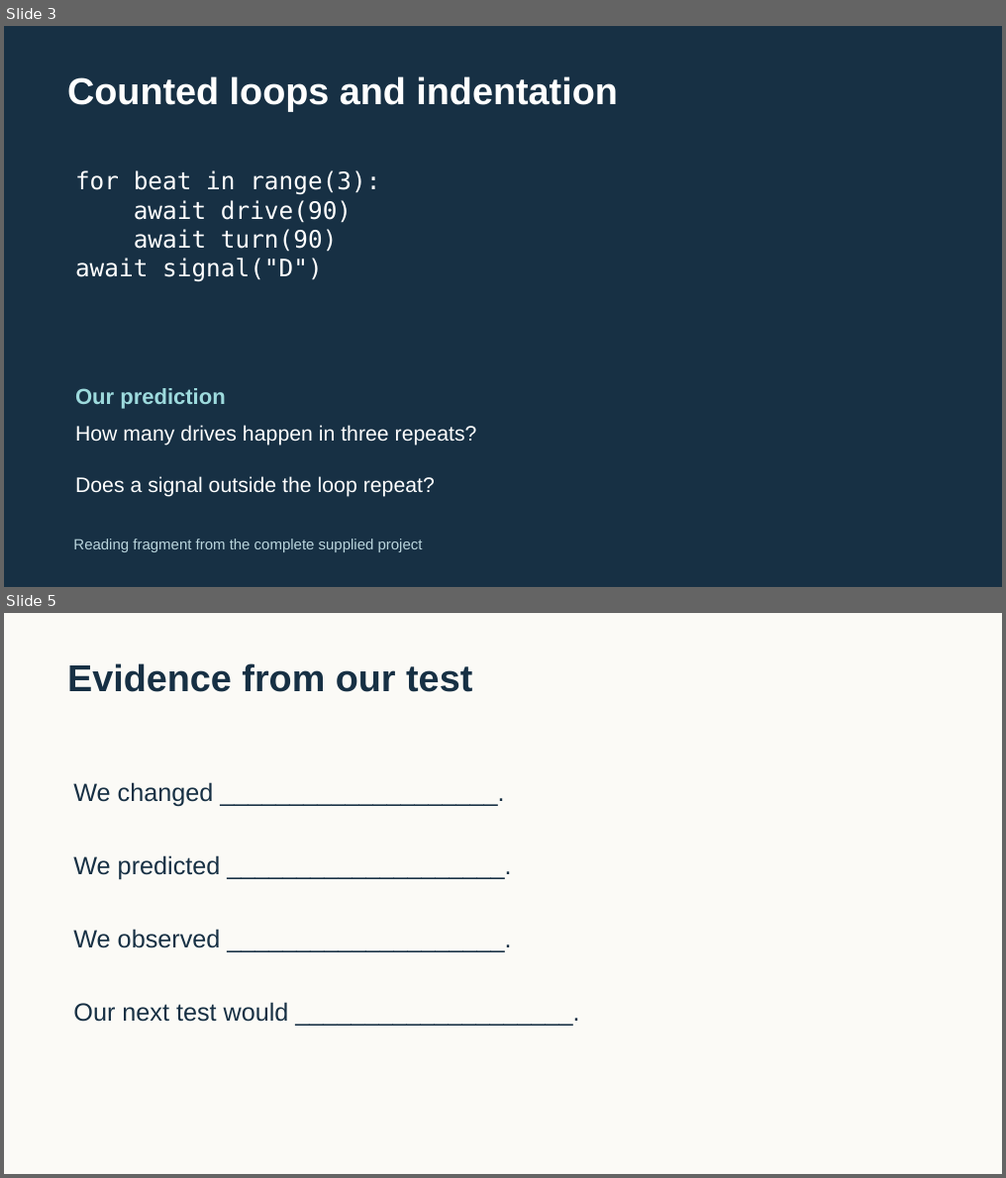
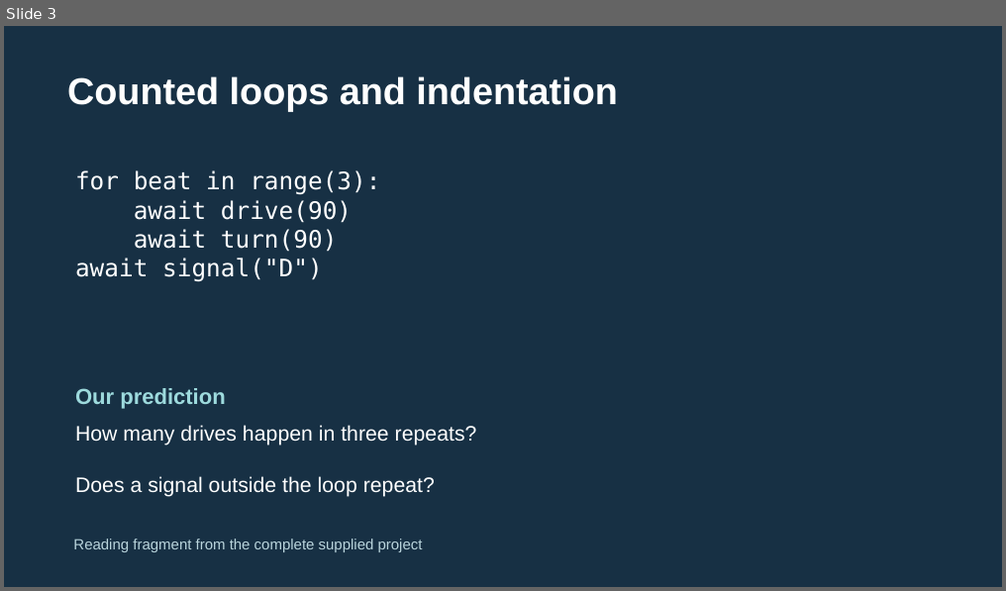
Before and after one commit to FRC999/YMCA-SPIKE-education, a slide deck: 03_Presentations/W03_dance.pptx. Shown one above the other, each under a label of ours: slides 3 and 5 before the commit, slide 3 after it; the slides between them are not shown. The pictures are 1006x1178 and 1006x591 pixels, drawn with LibreOffice and Linux fonts; fonts in the diff are those of the drawing. Boxes give left, top, right and bottom in pixels: in the first picture for what was removed or moved away, otherwise in the second. Text is boxed around its words. In the diff, an @@ line names an element or a change of style, - is before the commit and + after.

```diff
--- a/03_Presentations/W03_dance.pptx
+++ b/03_Presentations/W03_dance.pptx
@@ slide 5 removed at bbox=[4, 613, 1002, 1174], background #FBFAF6 @@
@@ text removed at bbox=[67, 663, 472, 692] @@
-Evidence from our test
@@ text removed at bbox=[73, 782, 214, 807] @@
-We changed ____________________.
@@ text removed at bbox=[73, 856, 221, 880] @@
-We predicted ____________________.
@@ text removed at bbox=[73, 929, 221, 949] @@
-We observed ____________________.
@@ text removed at bbox=[73, 1002, 289, 1022] @@
-Our next test would ____________________.
```
Also in this commit, not shown: 3 slides changed, 2 slides added, 30 other files.
